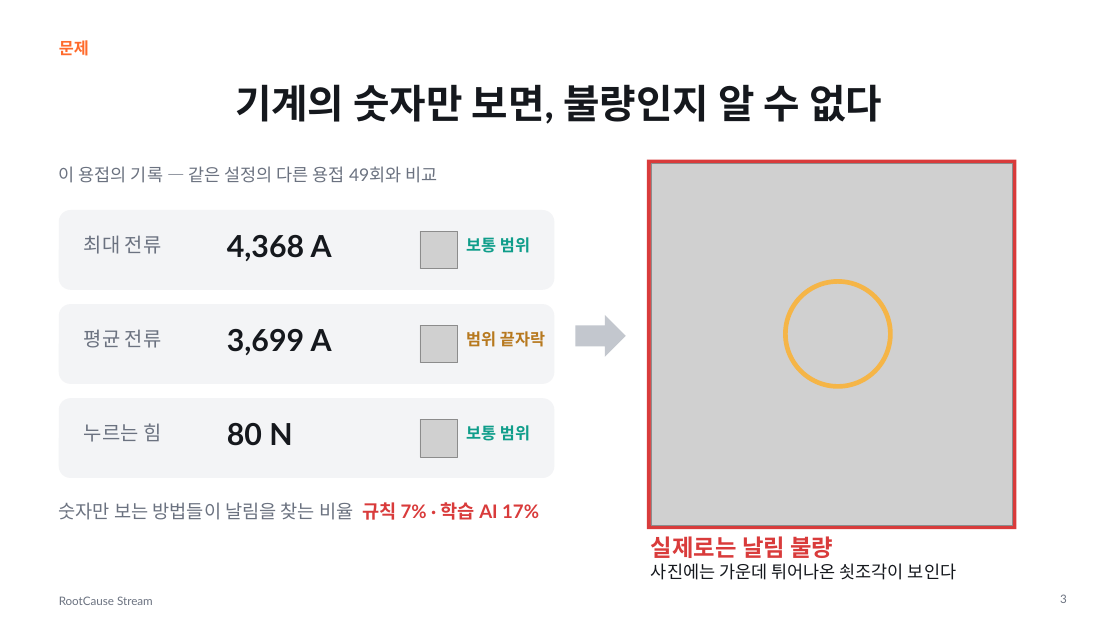
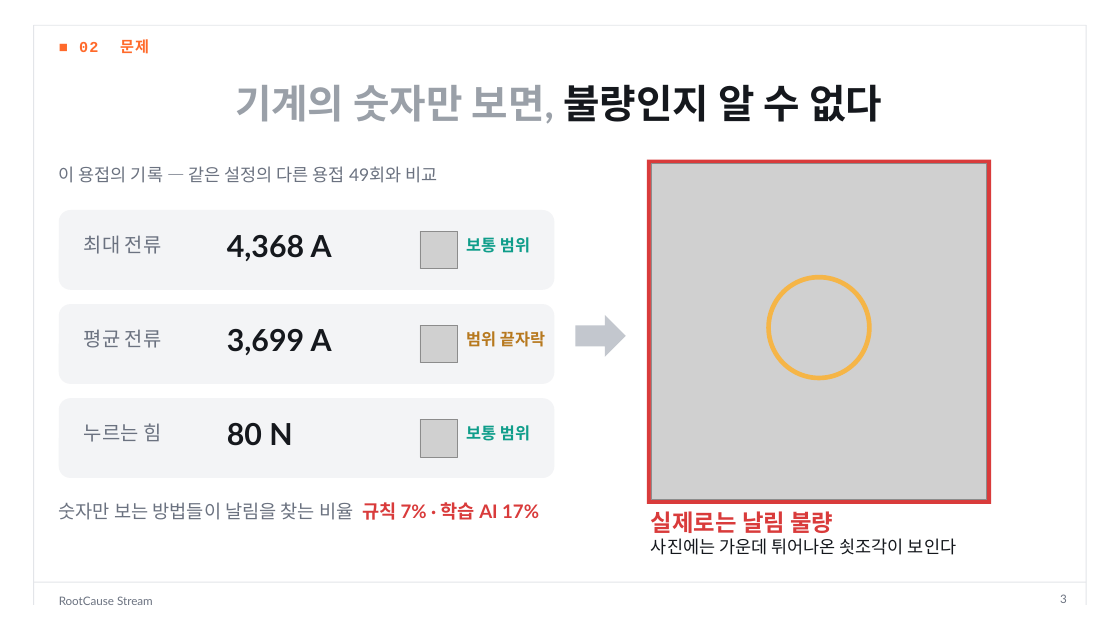
Before and after one commit to dlwogud/rootcause-stream, a slide deck: slide 3 of deck/RootCause_Stream_발표자료.pptx. Drawn at 1120x630 pixels with LibreOffice and Linux fonts; fonts in the diff are those of the drawing; grey boxes stand for pictures. Boxes give left, top, right and bottom in pixels: in the first picture for what was removed or moved away, otherwise in the second. Text is boxed around its words. In the diff, an @@ line names an element or a change of style, - is before the commit and + after.

```diff
--- a/deck/RootCause_Stream_발표자료.pptx
+++ b/deck/RootCause_Stream_발표자료.pptx
@@ line added from (34, 25) to (34, 605), #E3E5E9 0.75 pt @@
@@ line added from (34, 25) to (1086, 25), #E3E5E9 0.75 pt @@
@@ line added from (1086, 25) to (1086, 605), #E3E5E9 0.75 pt @@
@@ text at (x1=79, y1=39, x2=149, y2=54): text changed; size 14 to 13 pt; font Lato to Courier New @@
-문제
+■ 02 문제
@@ title "기계의 숫자만 보면, 불량인지 알 ..." at (x1=235, y1=84, x2=882, y2=123): text colour #15181D to #9AA0A8 in "기계의 숫자만 보면," @@
@@ rectangle resized from (x1=647, y1=160, x2=1017, y2=529) to (x1=647, y1=160, x2=991, y2=504) @@
@@ picture resized from (x1=651, y1=164, x2=1012, y2=525) to (x1=651, y1=164, x2=987, y2=500) @@
@@ ellipse resized from (x1=786, y1=281, x2=891, y2=386) to (x1=769, y1=277, x2=870, y2=378) @@
@@ text "실제로는 날림 불량 사진에는 가운데 ..." moved from (x1=651, y1=536, x2=956, y2=580) to (x1=651, y1=511, x2=956, y2=555) @@
@@ line added from (34, 582) to (1086, 582), #E3E5E9 0.75 pt @@
```
Also in this commit, not shown: 15 other slides changed, 8 other files.
